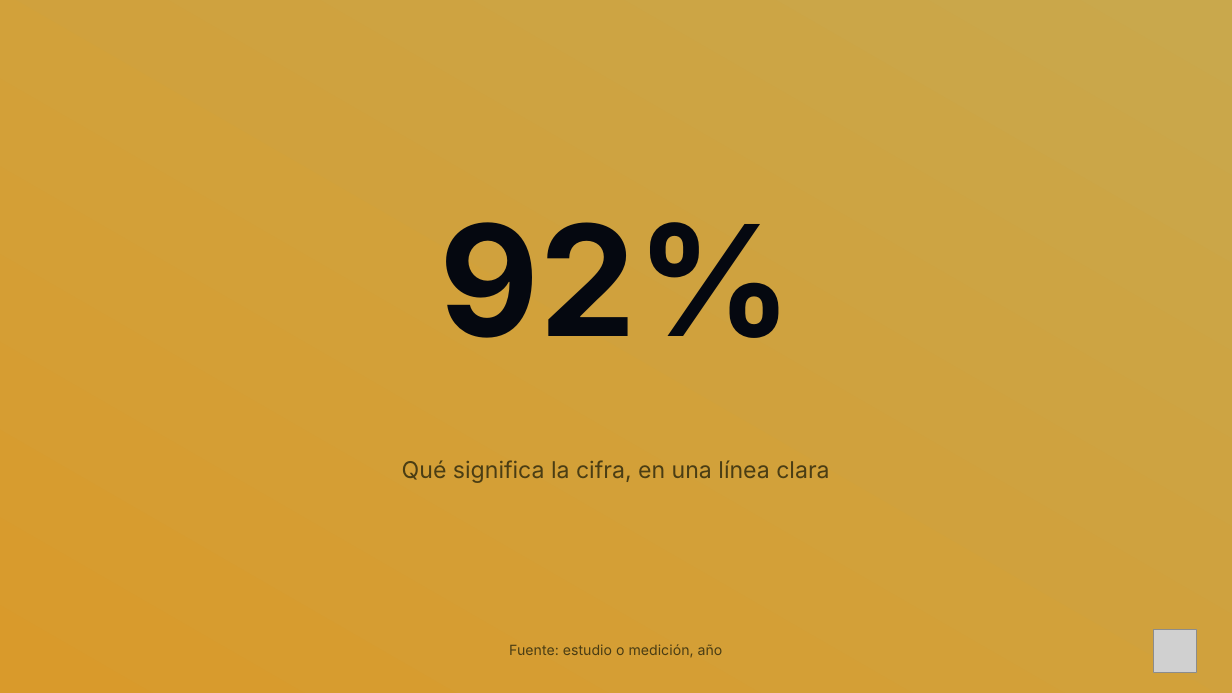
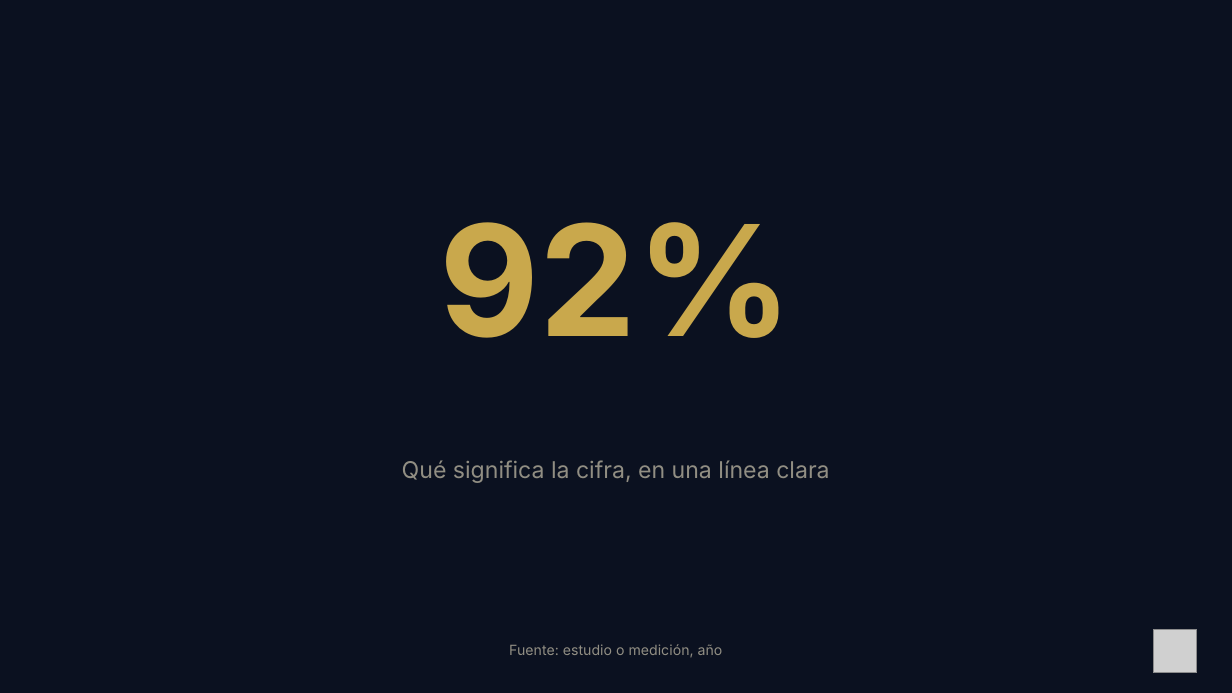
Before and after one commit to ChristianLuciani/brand-kit-christianluciani, a slide deck: slide 6 of templates/ppt/plantilla-gold.pptx. Drawn at 1232x693 pixels with LibreOffice and Linux fonts; fonts in the diff are those of the drawing; grey boxes stand for pictures; background and template pictures are left out. Boxes give left, top, right and bottom in pixels: in the first picture for what was removed or moved away, otherwise in the second. Text is boxed around its words. In the diff, an @@ line names an element or a change of style, - is before the commit and + after.

```diff
--- a/templates/ppt/plantilla-gold.pptx
+++ b/templates/ppt/plantilla-gold.pptx
@@ background gradient #C9A84C to #D99A2B to picture (left out) @@
@@ text "92%" at [439, 222, 792, 338]: text colour #050810 to #C9A84C @@
@@ text "Qué significa la cifra, en ..." at [402, 460, 829, 483]: text colour #4A3D14 to #918E83 @@
@@ text "Fuente: estudio o medición, año" at [509, 644, 723, 657]: text colour #4A3D14 to #918E83 @@
```
Also in this commit, not shown: 10 other slides changed, 14 other files.
